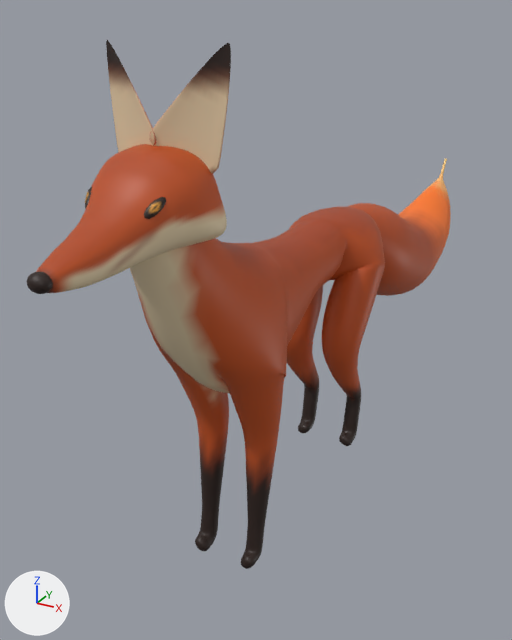
A saved change to the glTF model assets/hero/hearth_fox.glb.
The view is the same before and after, from a 50 mm lens placed at (0.554, -1.088, 0.946), pointed at (-0.122, 0.14, 0.333). Every picture has the same lights, and +X, +Y and +Z are marked at lower left. The first picture is the older version.

The first picture shows 'fox_coat', 'fox_face'.
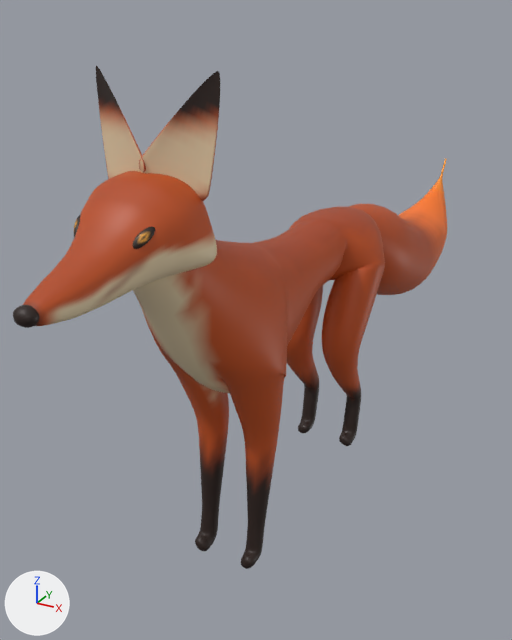
Where the change shows, as pixel boxes [x1, y1, x2, y2] in the pictures (512 x 640 px; the box of a moved part takes in the faces that stretch with it):
'fox_coat', reshaped, recoloured
    before: [36, 40, 451, 569]
    after: [23, 66, 447, 569]
'fox_face', moved
    before: [27, 187, 166, 294]
    after: [13, 215, 155, 328]
part 1 of me_fox_coat, moved or reshaped
    before: [36, 144, 227, 293]
    after: [23, 171, 217, 326]
part 2 of me_fox_coat, moved or reshaped
    before: [106, 40, 157, 153]
    after: [96, 66, 146, 179]
part 3 of me_fox_coat, moved or reshaped
    before: [150, 43, 231, 173]
    after: [139, 71, 220, 201]
part 4 of me_fox_coat, moved or reshaped
    before: [408, 180, 451, 230]
    after: [410, 181, 447, 230]
part 5 of me_fox_coat, moved or reshaped
    before: [130, 238, 236, 363]
    after: [133, 241, 237, 365]
part 6 of me_fox_coat, recoloured
    before: [107, 54, 451, 362]
    after: [96, 80, 447, 363]
part 7 of me_fox_coat, recoloured
    both: [435, 159, 447, 191]

The edits, one by one:
me_fox_coat is used by ob_fox_coat; location (0.0, 0.0, 0.0).
me_fox_coat had 11829 vertices, 23640 faces and spanned x -0.12..0.12, y -0.57..1.14, z 0.0..0.91.
me_fox_coat now has 11829 vertices, 23640 faces and spans x -0.12..0.12, y -0.6..1.14, z 0.0..0.88.
me_fox_coat part 1: the loose piece of 5250 vertices spanning x -0.09..0.09, y -0.57..-0.28, z 0.65..0.79 is moved by (0.0, -0.03, -0.03).
me_fox_coat part 2: the loose piece of 342 vertices spanning x -0.09..0.0, y -0.35..-0.31, z 0.75..0.91 is moved by (0.0, -0.03, -0.03).
me_fox_coat part 3: the loose piece of 342 vertices spanning x 0.0..0.09, y -0.35..-0.31, z 0.75..0.91 is moved by (0.0, -0.03, -0.03).
me_fox_coat part 4: 304 of the vertices in x -0.07..0.08, y 0.93..1.1, z 0.3..0.46 are scaled about their middle by (0.803, 0.942, 0.884).
me_fox_coat part 5: 139 of the vertices in x -0.06..0.06, y -0.39..-0.24, z 0.49..0.71 are multiplied about their middle by the matrix ((1.021, 0.0, 0.0), (0.0, 0.958, -0.091), (0.0, 0.251, 0.906)), then moved by (0.0, 0.0, -0.01).
me_fox_coat part 6: 1856 faces centred in x -0.1..0.1, y -0.43..1.1, z 0.22..0.89 are repainted in the vertex colours; the middle colour goes from orange #d56822 to orange #d1611f.
me_fox_coat part 7: 624 faces centred in x -0.04..0.04, y 1.04..1.14, z 0.39..0.52 are repainted in the vertex colours; the middle colour goes from beige #ffcf84 to orange #ffa23e.
me_fox_face is used by ob_fox_face; location (0.0, 0.0, 0.0).
me_fox_face had 378 vertices, 744 faces and spanned x -0.059..0.059, y -0.581..-0.407, z 0.662..0.741.
me_fox_face now has 378 vertices, 744 faces and spans x -0.059..0.059, y -0.606..-0.432, z 0.632..0.711.
me_fox_face part 8: the whole mesh is moved by (0.0, -0.025, -0.03).
